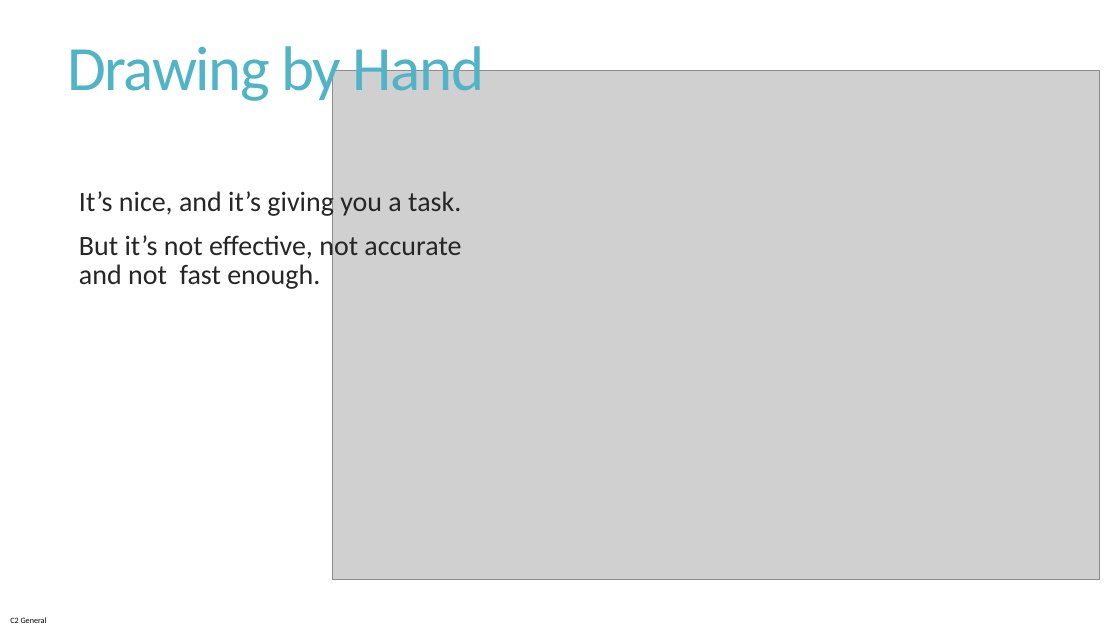
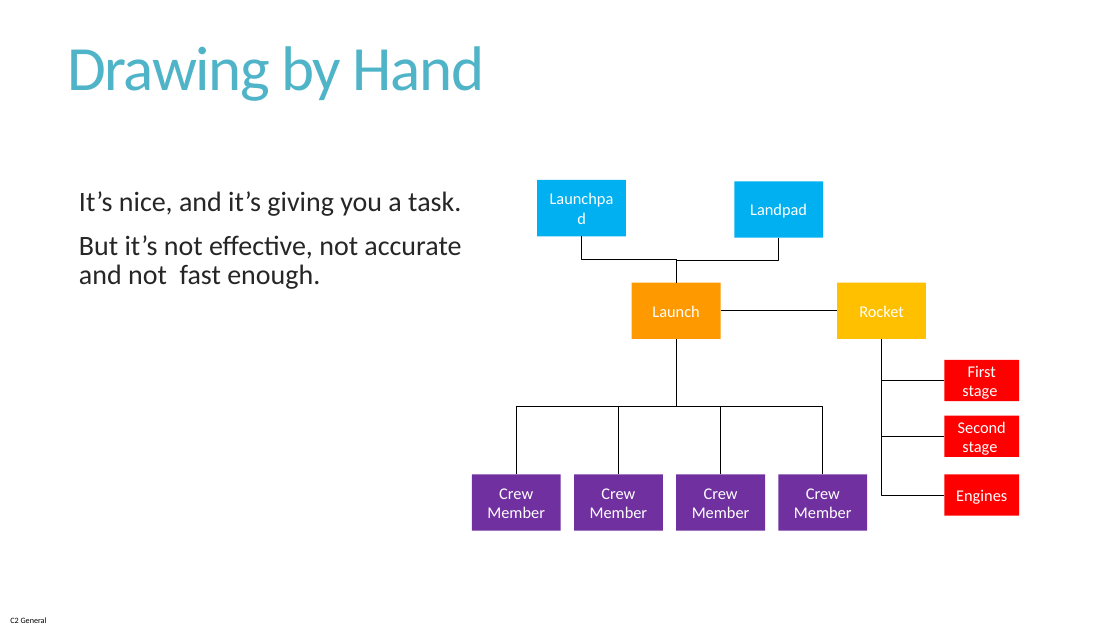
Before and after one commit to jfudickar/json2puml, a slide deck: slide 5 of documentation/json2puml introduction.pptx. Drawn at 1120x630 pixels with LibreOffice and Linux fonts; fonts in the diff are those of the drawing; grey boxes stand for pictures. Boxes give left, top, right and bottom in pixels: in the first picture for what was removed or moved away, otherwise in the second. Text is boxed around its words. In the diff, an @@ line names an element or a change of style, - is before the commit and + after.

```diff
--- a/documentation/json2puml introduction.pptx
+++ b/documentation/json2puml introduction.pptx
@@ picture removed at <box>332,71,1100,580</box> @@
@@ rectangle added at <box>537,180,626,236</box>, fill #00B0F0, 14 pt, text #FFFFFF @@
+Launchpad
@@ rectangle added at <box>734,181,823,238</box>, fill #00B0F0, 14 pt, text #FFFFFF @@
+Landpad
@@ elbow line added from (581, 236) to (676, 282), #000000 0.75 pt @@
@@ elbow line added from (779, 238) to (676, 282), #000000 0.75 pt @@
@@ rectangle added at <box>632,282,721,339</box>, fill #FF9900, 14 pt, text #FFFFFF @@
+Launch
@@ rectangle added at <box>838,282,927,339</box>, fill #FFC000, 14 pt, text #FFFFFF @@
+Rocket
@@ elbow line added from (721, 311) to (838, 311), #000000 0.75 pt @@
@@ elbow line added from (517, 475) to (676, 339), #000000 0.75 pt @@
@@ elbow line added from (618, 475) to (676, 339), #000000 0.75 pt @@
@@ elbow line added from (721, 475) to (676, 339), #000000 0.75 pt @@
@@ elbow line added from (823, 475) to (676, 339), #000000 0.75 pt @@
@@ elbow line added from (882, 339) to (944, 381), #000000 0.75 pt @@
@@ elbow line added from (882, 339) to (944, 495), #000000 0.75 pt @@
@@ elbow line added from (882, 339) to (944, 436), #000000 0.75 pt @@
@@ rectangle added at <box>944,360,1019,402</box>, fill #FF0000, 14 pt, text #FFFFFF @@
+First stage
@@ rectangle added at <box>944,416,1019,457</box>, fill #FF0000, 14 pt, text #FFFFFF @@
+Second stage
@@ rectangle added at <box>472,475,561,531</box>, fill #7030A0, 14 pt, text #FFFFFF @@
+Crew Member
@@ rectangle added at <box>574,475,663,531</box>, fill #7030A0, 14 pt, text #FFFFFF @@
+Crew Member
@@ rectangle added at <box>676,475,765,531</box>, fill #7030A0, 14 pt, text #FFFFFF @@
+Crew Member
@@ rectangle added at <box>779,475,868,531</box>, fill #7030A0, 14 pt, text #FFFFFF @@
+Crew Member
@@ rectangle added at <box>944,475,1019,516</box>, fill #FF0000, 14 pt, text #FFFFFF @@
+Engines
```
Also in this commit, not shown: 6 other slides changed, 5 slides added, 7 slides removed, 1 other file.
